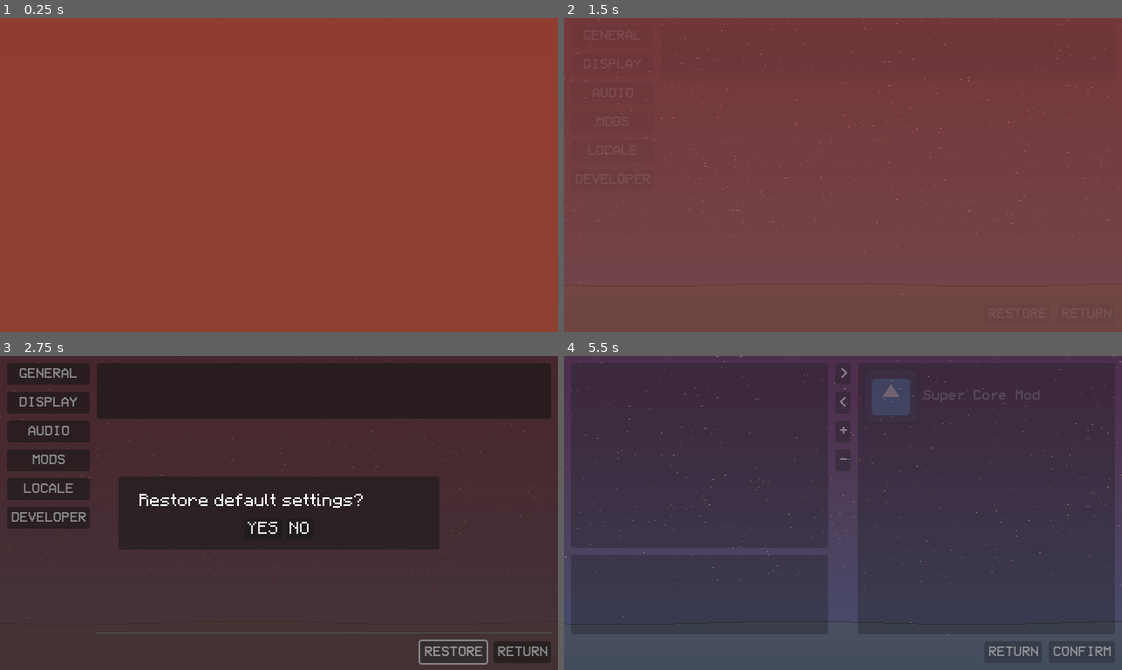
Above: before the commit, frames 1-4 (two rows, left to right).
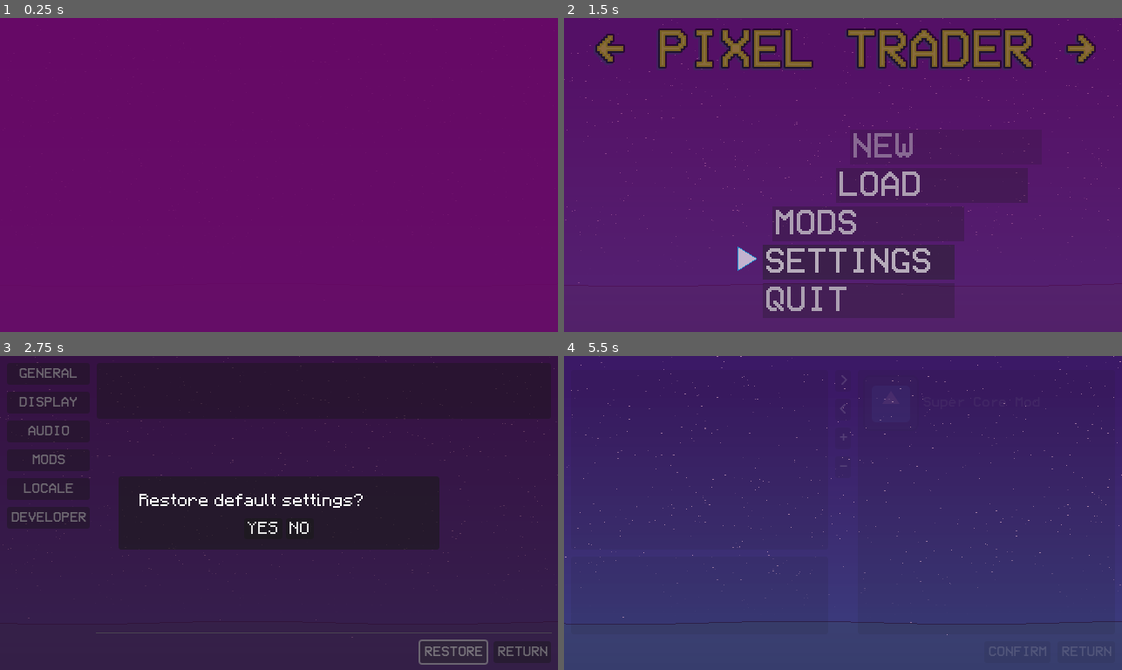
Above: after the commit, the same moments.

Repository: mikeredev/trader
Game: Godot game, scene res://main.tscn
Same seed, same stepped clock (60 frames per second), same inputs: the game is played once before the commit and once after it.
Inputs (mouse positions are in pixels of both pictures, inside the frame that each line leads up to):
- Up to frame 1 (0.25 s): no input
- Up to frame 2 (1.5 s): tap Enter (ui_accept) at 0.5, 0.77 s; move the mouse to (965, 159) at 0.52 s; hold Right (ui_right) 0.53-1.25 s; click "SETTINGS" at 1.25 s
- Up to frame 3 (2.75 s): click "RESTORE" at 2 s
- Up to frame 4 (5.5 s): click "YES" at 2.75 s; click "RETURN" at 3.5 s; click "LOAD" at 4.25 s; click (859, 569) at 5 s, where only the run before the commit has a clickable "MODS"

The runs differ from the first frame. In frame 1, 100% of the frame differs, in the area x 0-100%, y 0-100%; in frame 2, 100%; in frame 3, 1.1%; in frame 4, 81%.
Error in both runs: Cannot call method 'queue_free' on a null value. (res://ui/start/scene/settings/settings_menu.gd:53)

Commit message:
clear warnings

Diff:
--- a/common/static/common.gd
+++ b/common/static/common.gd
@@ -19,7 +19,9 @@
 		return texture
 
 
-	static func new_tween(p_object: Object, p_property: NodePath, p_final: Variant, p_duration: float, p_trans: Tween.TransitionType, p_ease: Tween.EaseType) -> Tween:
+	static func create_tween(p_object: Object, p_property: NodePath, p_final: Variant,
+		p_duration: float, p_trans: Tween.TransitionType = Tween.TRANS_LINEAR,
+		p_ease: Tween.EaseType = Tween.EASE_IN) -> Tween:
 			var tween: Tween = AppContext.create_tween()
 			tween.tween_property(p_object, p_property, p_final, p_duration) \
 			.set_trans(p_trans) \
--- a/common/static/file_location.gd
+++ b/common/static/file_location.gd
@@ -10,8 +10,9 @@
 
 const UI_START_MENU: String = "uid://cc0wsa572eev2"
 const UI_NEW_GAME_MENU: String = "uid://b661o0vqtly2s"
+const UI_LOAD_MENU: String = "uid://b6ksv61spl61s"
+const UI_MOD_MENU: String = "uid://cbrqqypop7aww"
 const UI_SETTINGS_MENU: String = "uid://7gfio240f6ao"
-const UI_MOD_MENU: String = "uid://cbrqqypop7aww"
 
 const USER_CONFIG_FILE: String = "user://settings/config.json"
 const USER_SAVE_DIR: String = "user://saves"
--- a/data/active_state/state_setup.gd
+++ b/data/active_state/state_setup.gd
@@ -5,10 +5,11 @@
 var save_is_dirty: bool
 
 
-func _init(p_active_mods: PackedStringArray, p_save_data: Dictionary = {},
-	p_save_is_dirty: bool = false) -> void:
+func _init(p_active_mods: PackedStringArray, p_save_data: Dictionary = {}, p_save_is_dirty: bool = false) -> void:
 	name = "Setup"
 	active_mods = p_active_mods
+	save_data = p_save_data # unused
+	save_is_dirty = p_save_is_dirty
 
 
 func _main() -> void:
--- a/data/component/ui_button.gd
+++ b/data/component/ui_button.gd
@@ -1,6 +1,6 @@
 class_name UIButton extends Button
 
-signal tweened
+signal pressed_tweened
 
 
 func _ready() -> void:
@@ -11,12 +11,13 @@
 
 
 func _on_pressed() -> void:
-	await _play_press_tween()
-	tweened.emit()
+	#await _play_press_tween()
+	_play_press_tween()
+	pressed_tweened.emit()
 
 
 func _play_press_tween() -> void:
-	var tween = create_tween()
+	var tween: Tween = create_tween()
 	tween.tween_property(self, "scale", Vector2(0.95, 0.95), 0.1)
 	tween.tween_property(self, "scale", Vector2.ONE, 0.1)
 	#await tween.finished
--- a/data/component/ui_button_start_menu.gd
+++ b/data/component/ui_button_start_menu.gd
@@ -1,6 +1,6 @@
 class_name UIButtonStartMenu extends Button
 
-signal tweened
+signal pressed_tweened
 
 
 func _ready() -> void:
@@ -12,12 +12,11 @@
 
 func _on_pressed() -> void:
 	await _play_press_tween()
-	tweened.emit()
+	pressed_tweened.emit()
 
 
 func _play_press_tween() -> void:
-	var tween: Tween
-	var return_to: int = position.x
+	var return_to: float = position.x
 	position.x += 5
-	tween = Common.Util.new_tween(self, "position:x", return_to, 0.1, Tween.TRANS_SPRING, Tween.EASE_OUT)
+	var tween: Tween = Common.Util.create_tween(self, "position:x", return_to, 0.1, Tween.TRANS_SPRING, Tween.EASE_OUT)
 	await tween.finished
--- a/main.tscn
+++ b/main.tscn
@@ -9,7 +9,7 @@
 script = ExtResource("2_1bvp3")
 primary_bg = Color(0.101961, 0.14902, 0.4, 1)
 secondary_bg = Color(0.101961, 0.2, 0.301961, 1)
-ternary_bg = Color(0.587146, 0.246036, 0.171356, 1)
+ternary_bg = Color(0.415686, 0.0313726, 0.4, 1)
 metadata/_custom_type_script = "uid://015a67bg42e2"
 
 [node name="Main" type="Control"]
--- /dev/null
+++ b/ui/start/scene/load/load_menu.tscn
@@ -0,0 +1,9 @@
+[gd_scene format=3 uid="uid://b6ksv61spl61s"]
+
+[node name="LoadMenu" type="Control"]
+layout_mode = 3
+anchors_preset = 15
+anchor_right = 1.0
+anchor_bottom = 1.0
+grow_horizontal = 2
+grow_vertical = 2
--- a/ui/start/scene/mod/mod_menu.gd
+++ b/ui/start/scene/mod/mod_menu.gd
@@ -10,8 +10,8 @@
 @onready var disable_button: Button = %DisableButton
 @onready var increase_prio_button: Button = %IncreasePrioButton
 @onready var decrease_prio_button: Button = %DecreasePrioButton
-@onready var confirm_button: Button = %ConfirmButton
-@onready var return_button: Button = %ReturnButton
+@onready var confirm_button: UIButton = %ConfirmButton
+@onready var return_button: UIButton = %ReturnButton
 
 
 func _ready() -> void:
@@ -55,8 +55,8 @@
 	disable_button.pressed.connect(_on_disable_button_pressed)
 	increase_prio_button.pressed.connect(_on_increase_prio_button_pressed)
 	decrease_prio_button.pressed.connect(_on_decrease_prio_button_pressed)
-	confirm_button.tweened.connect(_on_confirm_pressed)
-	return_button.tweened.connect(_on_return_button_pressed)
+	confirm_button.pressed_tweened.connect(_on_confirm_pressed)
+	return_button.pressed_tweened.connect(_on_return_button_pressed)
 
 
 func _set_button_shortcuts() -> void:
@@ -117,21 +117,22 @@
 
 func _on_confirm_pressed() -> void:
 	Debug.log_info("Processing new mod order...")
-	var active_mods: PackedStringArray = []
+	var new_active_mods: PackedStringArray = []
 
 	for i: int in range(1, enabled_list.get_item_count()): # ignore slot 0
 		var manifest: ModManifest = enabled_list.get_item_metadata(i)
-		active_mods.append(manifest.id)
+		new_active_mods.append(manifest.id)
 
-	if active_mods == Service.config_manager.get_active_mods():
+	if new_active_mods == Service.config_manager.get_active_mods(): # includes core
 		Debug.log_debug("No change to mod order")
 		return
 
-	Debug.log_debug("Reloading new mod order: %s" % active_mods)
-	Service.config_manager.set_active_mods(active_mods)
-	Service.config_manager.save_config()
-	Debug.log_info("Returning to setup...")
-	Service.state_manager.change_state(SetupState.new(active_mods))
+	if await Service.dialog_manager.get_confirmation("RELOAD WITH NEW MOD ORDER?"):
+		Debug.log_debug("Reloading new mod order: %s" % new_active_mods)
+		Service.config_manager.set_active_mods(new_active_mods)
+		Service.config_manager.save_config()
+		Debug.log_info("Returning to setup...")
+		Service.state_manager.change_state(SetupState.new(new_active_mods))
 
 
 func _on_return_button_pressed() -> void:
--- a/ui/start/scene/mod/mod_menu.tscn
+++ b/ui/start/scene/mod/mod_menu.tscn
@@ -6,8 +6,6 @@
 [node name="ModMenu" type="VBoxContainer"]
 offset_right = 157.0
 offset_bottom = 171.0
-grow_horizontal = 2
-grow_vertical = 2
 size_flags_horizontal = 3
 size_flags_vertical = 3
 script = ExtResource("1_5qat0")
@@ -70,6 +68,15 @@
 
 [node name="HBoxContainer2" type="HBoxContainer" parent="."]
 layout_mode = 2
+size_flags_horizontal = 8
+
+[node name="ConfirmButton" type="Button" parent="HBoxContainer2"]
+unique_name_in_owner = true
+layout_mode = 2
+size_flags_horizontal = 8
+text = "CONFIRM"
+script = ExtResource("2_hwst3")
+metadata/_custom_type_script = "uid://dg8figbfpd7wl"
 
 [node name="ReturnButton" type="Button" parent="HBoxContainer2"]
 unique_name_in_owner = true
@@ -78,11 +85,3 @@
 text = "RETURN"
 script = ExtResource("2_hwst3")
 metadata/_custom_type_script = "uid://dg8figbfpd7wl"
-
-[node name="ConfirmButton" type="Button" parent="HBoxContainer2"]
-unique_name_in_owner = true
-layout_mode = 2
-size_flags_horizontal = 8
-text = "CONFIRM"
-script = ExtResource("2_hwst3")
-metadata/_custom_type_script = "uid://dg8figbfpd7wl"
--- a/ui/start/scene/new/new_game.gd
+++ b/ui/start/scene/new/new_game.gd
@@ -1,6 +1,6 @@
 extends Control
 
-@onready var return_button: Button = %ReturnButton
+@onready var return_button: UIButton = %ReturnButton
 
 
 func _ready() -> void:
@@ -9,7 +9,7 @@
 
 
 func _connect_signals() -> void:
-	return_button.tweened.connect(_on_return_button_pressed)
+	return_button.pressed_tweened.connect(_on_return_button_pressed)
 
 
 func _set_button_shortcuts() -> void:
--- a/ui/start/scene/new/new_game.tscn
+++ b/ui/start/scene/new/new_game.tscn
@@ -4,11 +4,8 @@
 [ext_resource type="Script" uid="uid://dg8figbfpd7wl" path="res://data/component/ui_button.gd" id="2_3if4e"]
 
 [node name="NewGame" type="VBoxContainer"]
-anchors_preset = 15
-anchor_right = 1.0
-anchor_bottom = 1.0
-grow_horizontal = 2
-grow_vertical = 2
+offset_right = 119.0
+offset_bottom = 128.0
 size_flags_horizontal = 4
 size_flags_vertical = 6
 script = ExtResource("1_wpl3o")
--- a/ui/start/scene/settings/settings_menu.gd
+++ b/ui/start/scene/settings/settings_menu.gd
@@ -5,8 +5,8 @@
 
 @onready var nav_bar: VBoxContainer = %NavBar
 @onready var nav_content: MarginContainer = %NavContent
-@onready var restore_button: Button = %RestoreButton
-@onready var return_button: Button = %ReturnButton
+@onready var restore_button: UIButton = %RestoreButton
+@onready var return_button: UIButton = %ReturnButton
 
 
 func _ready() -> void:
@@ -56,8 +56,8 @@
 
 
 func _connect_signals() -> void:
-	restore_button.tweened.connect(_on_restore_button_pressed)
-	return_button.tweened.connect(_on_return_button_pressed)
+	restore_button.pressed_tweened.connect(_on_restore_button_pressed)
+	return_button.pressed_tweened.connect(_on_return_button_pressed)
 
 
 func _set_button_shortcuts() -> void:
--- a/ui/start/scene/settings/settings_menu.tscn
+++ b/ui/start/scene/settings/settings_menu.tscn
@@ -4,8 +4,8 @@
 [ext_resource type="Script" uid="uid://dg8figbfpd7wl" path="res://data/component/ui_button.gd" id="2_fh607"]
 
 [node name="SettingsMenu" type="HBoxContainer"]
-offset_right = 1152.0
-offset_bottom = 648.0
+offset_right = 156.0
+offset_bottom = 43.0
 size_flags_vertical = 3
 script = ExtResource("1_cn7um")
 
--- a/ui/start/start_menu.gd
+++ b/ui/start/start_menu.gd
@@ -1,6 +1,14 @@
 class_name StartMenu extends UIControl
 
 enum SubMenu { NEW, LOAD, SETTINGS, MODS }
+
+const FADE_INTRO: float = 9.0
+const PAUSE: float = 0.5
+const TITLE_IN: float = 2.0
+const BUTTON_ALPHA: float = 0.1
+const BUTTON_SLIDE: float = 0.2
+const MENU_IN: float = 0.6
+const MENU_OUT: float = 0.2
 
 var active: Dictionary[SubMenu, Control]
 var buttons: Array[UIButtonStartMenu]
@@ -11,12 +19,14 @@
 @onready var nav_buttons: GridContainer = %NavButtons
 @onready var nav_content: VBoxContainer = %NavContent
 
+@onready var continue_button: UIButtonStartMenu = %ContinueButton
 @onready var new_game_button: UIButtonStartMenu = %NewGameButton
 @onready var load_game_button: UIButtonStartMenu = %LoadGameButton
 @onready var mods_button: UIButtonStartMenu = %ModsButton
 @onready var settings_button: UIButtonStartMenu = %SettingsButton
 @onready var quit_button: UIButtonStartMenu = %QuitButton
 
+@onready var arrow_icon_continue: TextureRect = %ArrowIconContinue
 @onready var arrow_icon_new: TextureRect = %ArrowIconNew
 @onready var arrow_icon_load: TextureRect = %ArrowIconLoad
 @onready var arrow_icon_mods: TextureRect = %ArrowIconMods
@@ -31,17 +41,9 @@
 
 
 func _ui_ready() -> void:
-	for child: Control in nav_buttons.get_children():
-		if child is UIButtonStartMenu:
-			var button: UIButtonStartMenu = child
-			buttons.append(button)
-
-		if child is TextureRect: # arrow selector
-			var texture: TextureRect = child
-			texture.modulate.a = 0.0
-
+	_housekeeping()
 	apply_color_scheme()
-	play_animation()
+	play_animation(Service.config_manager.general_settings.skip_intro)
 
 
 func apply_color_scheme() -> void:
@@ -49,126 +51,137 @@
 	var secondary_bg: Color = ProjectSettings.get_setting("gui/theme/scheme/secondary_bg")
 	var ternary_bg: Color = ProjectSettings.get_setting("gui/theme/scheme/ternary_bg")
 
-	sky_rect.material.set_shader_parameter("sky_color", primary_bg)
-	sky_rect.material.set_shader_parameter("sea_color", secondary_bg)
-	sky_rect.material.set_shader_parameter("crest_color", secondary_bg.darkened(0.1))
-	atmosphere_rect.material.set_shader_parameter("fog_color", ternary_bg)
+	(sky_rect.material as ShaderMaterial).set_shader_parameter("sky_color", primary_bg)
+	(sky_rect.material as ShaderMaterial).set_shader_parameter("sea_color", secondary_bg)
+	(sky_rect.material as ShaderMaterial).set_shader_parameter("crest_color", secondary_bg.darkened(0.1))
+	(atmosphere_rect.material as ShaderMaterial).set_shader_parameter("fog_color", ternary_bg)
+	fade_rect.color = ProjectSettings.get_setting("gui/theme/scheme/ternary_bg")
 
 	for button: UIButtonStartMenu in buttons:
 		button.set_theme_type_variation("StartMenuButton")
 
 
-func play_animation() -> void:
-	var tween: Tween
-	var fade_duration: float = 9.0
-	fade_rect.color = ProjectSettings.get_setting("gui/theme/scheme/ternary_bg")
-
-	# skip fade-in if so configured
-	var play_animation: bool = !Service.config_manager.general_settings.skip_intro
-	if not play_animation:
+func play_animation(p_skip: bool = false) -> void:
+	if p_skip:
 		fade_rect.visible = false
 		return
 
-	# prepare titlebar and buttons
+	# prepare tween, title, buttons
+	var tween: Tween
 	label_title.modulate.a = 0.0
 	for button: UIButtonStartMenu in buttons:
 		button.modulate.a = 0.0
 		button.mouse_filter = Control.MOUSE_FILTER_IGNORE
 		button.focus_mode = Control.FOCUS_NONE
 
-	# start intro
 	# fade out: TRANS_CUBIC/EASE_OUT unfolds starfield over fade_duration
-	tween = Common.Util.new_tween(fade_rect, "modulate:a", 0.0, fade_duration, Tween.TRANS_CUBIC, Tween.EASE_OUT)
+	tween = Common.Util.create_tween(fade_rect, "modulate:a", 0.0, FADE_INTRO, Tween.TRANS_CUBIC, Tween.EASE_OUT)
 
 	# wait a little, and play the rest
-	await get_tree().create_timer(0.5).timeout
-
-	# fade in titlebar: TRANS_BACK/EASE_OUT creates a pop effect
-	tween = Common.Util.new_tween(label_title, "modulate:a", 1.0, 2.0, Tween.TRANS_BACK, Tween.EASE_OUT)
-	await get_tree().create_timer(0.5).timeout
+	await get_tree().create_timer(PAUSE).timeout
+
+	# fade in title: TRANS_BACK/EASE_OUT creates a pop effect
+	tween = Common.Util.create_tween(label_title, "modulate:a", 1.0, TITLE_IN, Tween.TRANS_BACK, Tween.EASE_OUT)
+	await get_tree().create_timer(PAUSE).timeout
 
 	# fade in menu buttons: reposition x with TRANS_QUAD/EASE_OUT creates a snap-back effect
 	buttons.reverse()
 	for button: Button in buttons:
-		var pos: int = button.position.x
+		var pos: float = button.position.x
 		button.position.x += 100
-		tween = Common.Util.new_tween(button, "modulate:a", 1.0, 0.1, Tween.TRANS_BACK, Tween.EASE_OUT)
+		tween = Common.Util.create_tween(button, "modulate:a", 1.0, BUTTON_ALPHA, Tween.TRANS_BACK, Tween.EASE_OUT)
 		await tween.finished
-		tween = Common.Util.new_tween(button, "position:x", pos, 0.2, Tween.TRANS_QUAD, Tween.EASE_OUT)
+		tween = Common.Util.create_tween(button, "position:x", pos, BUTTON_SLIDE, Tween.TRANS_QUAD, Tween.EASE_OUT)
 		button.mouse_filter = Control.MOUSE_FILTER_STOP
 		button.focus_mode = Control.FOCUS_ALL
 
 	# highlight continue button if available
-	#var highlight: Color = Color("#D7A54D")
-	#if ui_continue.visible:
-		#ui_continue.scale = Vector2(1.2, 1.2)
-		#var return_to: Color = ui_continue.modulate
-		#ui_continue.modulate = highlight
-		#tween = Common.Util.new_tween(ui_continue, "scale", Vector2(1.0, 1.0), 1, Tween.TRANS_BOUNCE, Tween.EASE_OUT)
-		#tween.parallel().tween_property(ui_continue, "modulate", return_to, 1).set_trans(Tween.TRANS_BOUNCE).set_ease(Tween.EASE_OUT)
-		#await tween.finished
-		##ui_continue.grab_focus()
-
-
-func transition_to(p_menu: SubMenu, p_path: String) -> void:
+	var highlight: Color = Color("#D7A54D")
+	if continue_button.visible:
+		var return_to: Color = continue_button.modulate
+		continue_button.scale = Vector2(1.2, 1.2)
+		continue_button.modulate = highlight
+		tween = Common.Util.create_tween(continue_button, "scale", Vector2(1.0, 1.0), 1.5, Tween.TRANS_BOUNCE, Tween.EASE_OUT)
+		tween.parallel().tween_property(continue_button, "modulate", return_to, 1.5).set_trans(Tween.TRANS_BOUNCE).set_ease(Tween.EASE_OUT)
+		await tween.finished
+
+
+func transition_to(p_submenu: SubMenu, p_path: String) -> void:
 	var tween: Tween
-	label_title.visible = false
-
-	var menu: Control
-	if active.has(p_menu):
-		menu = active.get(p_menu)
-		nav_menu.visible = false
-		menu.modulate.a = 0.0
-		menu.visible = true
+	tween = Common.Util.create_tween(label_title, "modulate:a", 0.0, MENU_OUT)
+	tween.parallel().tween_property(nav_menu, "modulate:a", 0.0, MENU_OUT)
+	await tween.finished
+
+	var submenu: Control
+	if active.has(p_submenu):
+		submenu = active.get(p_submenu)
+		submenu.modulate.a = 0.0
+		submenu.visible = true
 	else:
-		nav_menu.visible = false
-		menu = Service.scene_manager._create_from_path(p_path)#, UI.ContainerType.MENU)
-		menu.modulate.a = 0.0
-		nav_content.add_child(menu)
-		active[p_menu] = menu
-
-	# modulate menu to transparent and fade in
-	tween = Common.Util.new_tween(menu, "modulate:a", 1.0, 0.6, Tween.TRANS_LINEAR, Tween.EASE_IN)
+		submenu = Service.scene_manager._create_from_path(p_path)#, UI.ContainerType.MENU)
+		submenu.modulate.a = 0.0
+		nav_content.add_child(submenu)
+		active[p_submenu] = submenu
+
+	# modulate submenu to transparent and fade in
+	tween = Common.Util.create_tween(submenu, "modulate:a", 1.0, MENU_IN)
 
 
 func _connect_signals() -> void:
 	EventBus.menu_closed.connect(_on_menu_closed)
 	EventBus.viewport_resized.connect(_on_viewport_resized)
 
+	continue_button.mouse_entered.connect(_on_mouse_entered.bind(arrow_icon_continue))
+	continue_button.mouse_exited.connect(_on_mouse_exited.bind(arrow_icon_continue))
+	continue_button.pressed_tweened.connect(transition_to.bind(SubMenu.NEW, FileLocation.UI_NEW_GAME_MENU)) # tbd
+
 	new_game_button.mouse_entered.connect(_on_mouse_entered.bind(arrow_icon_new))
 	new_game_button.mouse_exited.connect(_on_mouse_exited.bind(arrow_icon_new))
-	new_game_button.tweened.connect(transition_to.bind(SubMenu.NEW, FileLocation.UI_NEW_GAME_MENU))
-
-	# load
+	new_game_button.pressed_tweened.connect(transition_to.bind(SubMenu.NEW, FileLocation.UI_NEW_GAME_MENU))
+
+	load_game_button.mouse_entered.connect(_on_mouse_entered.bind(arrow_icon_load))
+	load_game_button.mouse_exited.connect(_on_mouse_exited.bind(arrow_icon_load))
+	load_game_button.pressed_tweened.connect(transition_to.bind(SubMenu.NEW, FileLocation.UI_LOAD_MENU))
 
 	mods_button.mouse_entered.connect(_on_mouse_entered.bind(arrow_icon_mods))
 	mods_button.mouse_exited.connect(_on_mouse_exited.bind(arrow_icon_mods))
-	mods_button.tweened.connect(transition_to.bind(SubMenu.MODS, FileLocation.UI_MOD_MENU))
+	mods_button.pressed_tweened.connect(transition_to.bind(SubMenu.MODS, FileLocation.UI_MOD_MENU))
 
 	settings_button.mouse_entered.connect(_on_mouse_entered.bind(arrow_icon_settings))
 	settings_button.mouse_exited.connect(_on_mouse_exited.bind(arrow_icon_settings))
-	settings_button.tweened.connect(transition_to.bind(SubMenu.SETTINGS, FileLocation.UI_SETTINGS_MENU))
+	settings_button.pressed_tweened.connect(transition_to.bind(SubMenu.SETTINGS, FileLocation.UI_SETTINGS_MENU))
 
 	quit_button.mouse_entered.connect(_on_mouse_entered.bind(arrow_icon_quit))
 	quit_button.mouse_exited.connect(_on_mouse_exited.bind(arrow_icon_quit))
-	quit_button.tweened.connect(_on_quit_pressed)
-
-
-func _on_mouse_entered(p_selector: TextureRect) -> void:
-	p_selector.modulate.a = 1.0
-
-
-func _on_mouse_exited(p_selector: TextureRect) -> void:
-	p_selector.modulate.a = 0.0
-
-
-func _on_menu_closed(p_menu: Control) -> void:
+	quit_button.pressed_tweened.connect(_on_quit_pressed)
+
+
+func _housekeeping() -> void:
+	for node: Control in nav_buttons.get_children():
+		if node is UIButtonStartMenu:
+			var button: UIButtonStartMenu = node
+			buttons.append(button)
+
+		if node is TextureRect: # arrow selector
+			var texture: TextureRect = node
+			texture.modulate.a = 0.0
+
+
+func _on_mouse_entered(p_icon: TextureRect) -> void:
+	p_icon.modulate.a = 1.0
+
+
+func _on_mouse_exited(p_icon: TextureRect) -> void:
+	p_icon.modulate.a = 0.0
+
+
+func _on_menu_closed(p_submenu: Control) -> void:
 	var tween: Tween
 
 	# fade out menu (reset menu here if needed)
-	tween = Common.Util.new_tween(p_menu, "modulate:a", 0.0, 0.2, Tween.TRANS_LINEAR, Tween.EASE_OUT)
+	tween = Common.Util.create_tween(p_submenu, "modulate:a", 0.0, MENU_OUT, Tween.TRANS_LINEAR, Tween.EASE_OUT)
 	await tween.finished
-	p_menu.visible = false
+	p_submenu.visible = false
 
 	# set title/menu as transparent, and fade back in
 	label_title.modulate.a = 0.0
@@ -177,8 +190,8 @@
 	label_title.visible = true
 	nav_menu.visible = true
 
-	tween = Common.Util.new_tween(nav_menu, "modulate:a", 1.0, 0.6, Tween.TRANS_LINEAR, Tween.EASE_IN)
-	tween.parallel().tween_property(label_title, "modulate:a", 1.0, 0.6)
+	tween = Common.Util.create_tween(nav_menu, "modulate:a", 1.0, MENU_IN, Tween.TRANS_LINEAR, Tween.EASE_IN)
+	tween.parallel().tween_property(label_title, "modulate:a", 1.0, MENU_IN)
 
 
 func _on_quit_pressed() -> void:
@@ -187,4 +200,4 @@
 
 
 func _on_viewport_resized(p_viewport_size: Vector2) -> void:
-	starfield_texture.material.set_shader_parameter("viewport_size", p_viewport_size)
+	(starfield_texture.material as ShaderMaterial).set_shader_parameter("viewport_size", p_viewport_size)
--- a/ui/start/start_menu.tscn
+++ b/ui/start/start_menu.tscn
@@ -58,6 +58,8 @@
 shader_parameter/horizon = 1.0
 shader_parameter/fade_dist = -1.0
 
+[sub_resource type="ShaderMaterial" id="ShaderMaterial_50ihv"]
+
 [node name="StartMenu" type="Control"]
 layout_mode = 3
 anchors_preset = 15
@@ -154,18 +156,34 @@
 
 [node name="LabelTitle" type="Label" parent="MarginOuter/NavMain/NavMenu"]
 unique_name_in_owner = true
+material = SubResource("ShaderMaterial_50ihv")
+layout_mode = 2
+size_flags_horizontal = 4
+size_flags_vertical = 0
+theme_type_variation = &"HeaderLarge"
+text = "[ PIXEL TRADER ]"
+
+[node name="NavButtons" type="GridContainer" parent="MarginOuter/NavMain/NavMenu"]
+unique_name_in_owner = true
 layout_mode = 2
 size_flags_horizontal = 4
 size_flags_vertical = 6
-theme_type_variation = &"HeaderLarge"
-text = "[ PIXEL TRADER ]"
-
-[node name="NavButtons" type="GridContainer" parent="MarginOuter/NavMain/NavMenu"]
-unique_name_in_owner = true
-layout_mode = 2
-size_flags_horizontal = 4
-size_flags_vertical = 2
 columns = 2
+
+[node name="ArrowIconContinue" type="TextureRect" parent="MarginOuter/NavMain/NavMenu/NavButtons"]
+unique_name_in_owner = true
+layout_mode = 2
+texture = ExtResource("7_1l0aj")
+stretch_mode = 2
+
+[node name="ContinueButton" type="Button" parent="MarginOuter/NavMain/NavMenu/NavButtons"]
+unique_name_in_owner = true
+custom_minimum_size = Vector2(220, 0)
+layout_mode = 2
+text = "CONTINUE"
+alignment = 0
+script = ExtResource("7_oi30m")
+metadata/_custom_type_script = "uid://cv7kgrkgcqrgt"
 
 [node name="ArrowIconNew" type="TextureRect" parent="MarginOuter/NavMain/NavMenu/NavButtons"]
 unique_name_in_owner = true
@@ -252,5 +270,3 @@
 grow_vertical = 2
 size_flags_vertical = 2
 mouse_filter = 2
-
-[connection signal="item_rect_changed" from="Shader" to="." method="_on_shader_item_rect_changed"]
Not shown: 1 places in ui/start/start_menu.tscn that only renumber resources
